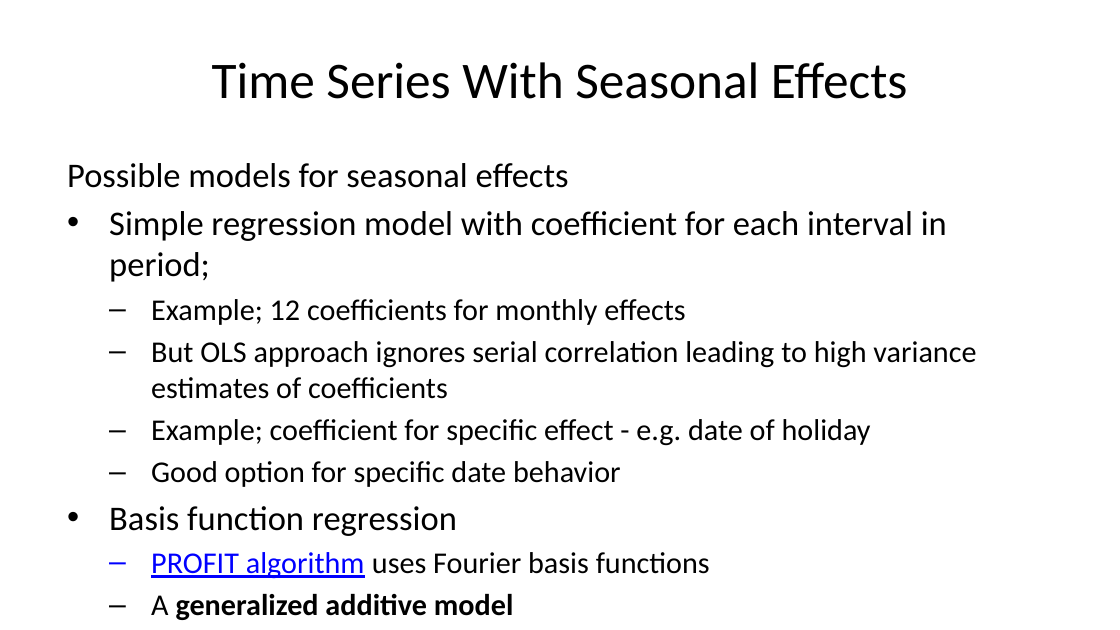
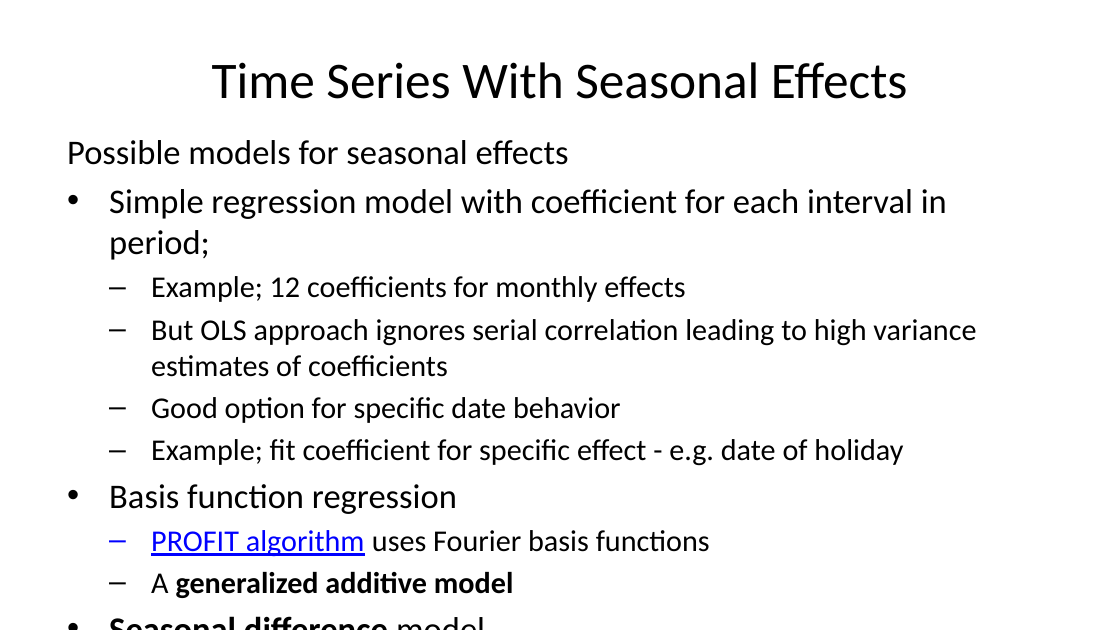
Before and after one commit to StephenElston/CSCI-E-83, a slide deck: slide 43 of LectureSlides/11_PropertiesOfTimeSeries.pptx (slide 38 before the commit). Drawn at 1120x630 pixels with LibreOffice and Linux fonts; fonts in the diff are those of the drawing. Boxes give left, top, right and bottom in pixels: in the first picture for what was removed or moved away, otherwise in the second. Text is boxed around its words. In the diff, an @@ line names an element or a change of style, - is before the commit and + after.

```diff
--- a/LectureSlides/11_PropertiesOfTimeSeries.pptx
+++ b/LectureSlides/11_PropertiesOfTimeSeries.pptx
@@ text "Possible models for seasonal effects": place and size @@
-text "Possible models for seasonal effects" at <box>67,163,976,620</box>
+text "Possible models for seasonal effects" at <box>67,140,976,598</box>
@@ text at <box>151,419,871,446</box>: paragraph removed @@
-  – Example; coefficient for specific effect - e.g. date of holiday
@@ text at <box>151,439,903,466</box>: paragraph added @@
+  – Example; fit coefficient for specific effect - e.g. date of holiday
```
Also in this commit, not shown: 21 other slides changed, 9 slides added, 1 slide removed.
